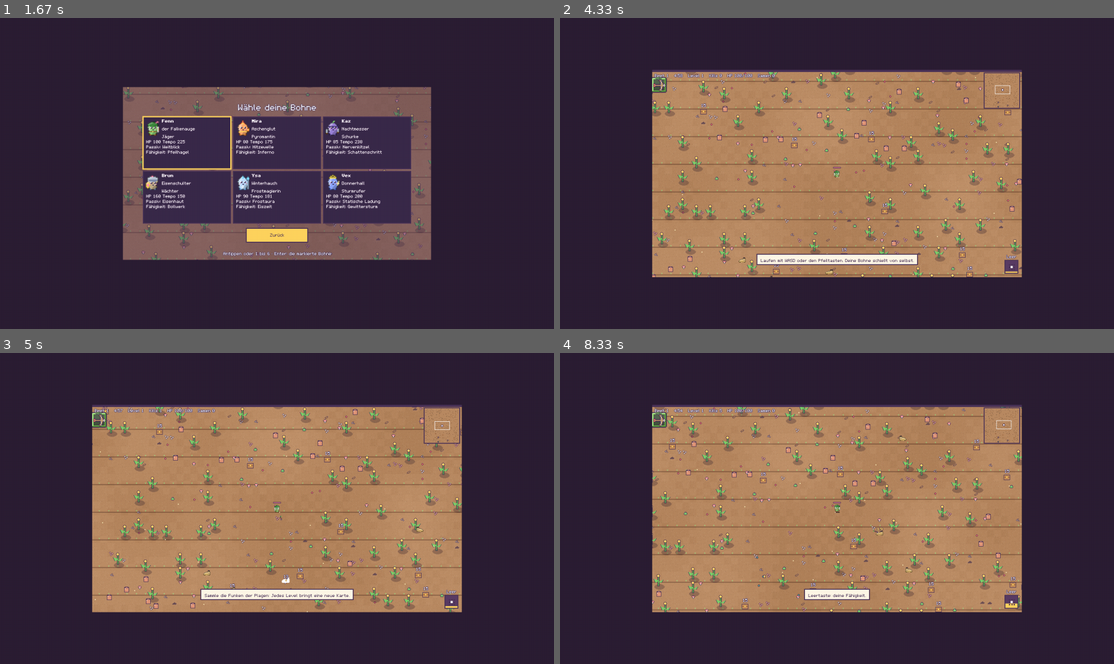
Above: before the commit, frames 1-4 (two rows, left to right).
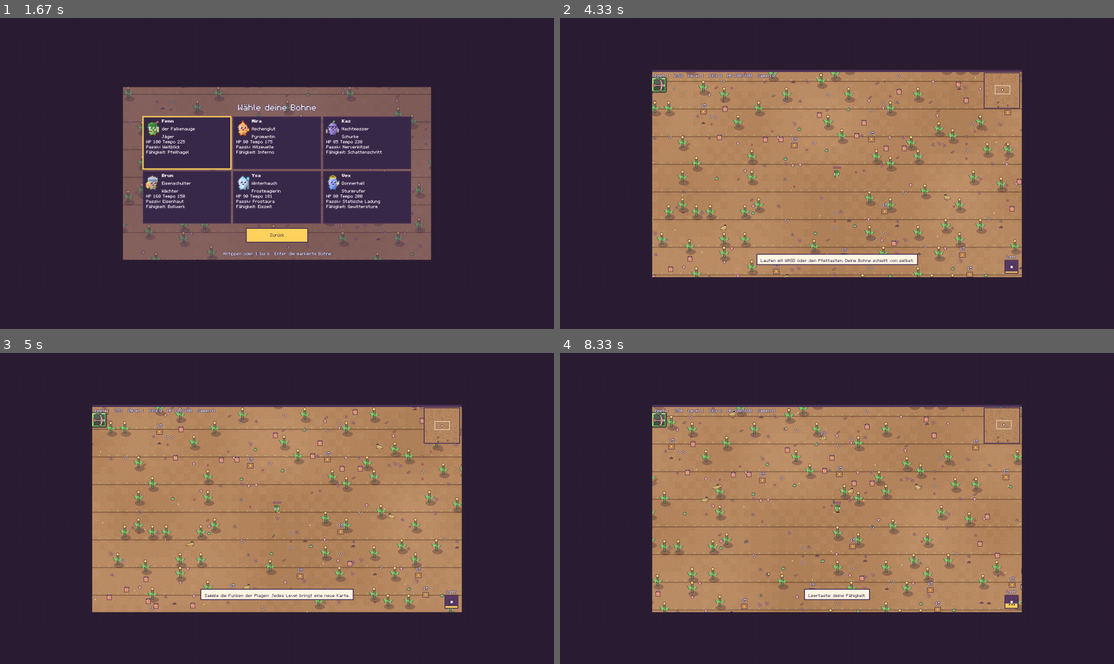
Above: after the commit, the same moments.

Repository: hannes-vnz/last_bean_standing
Game: pygame game, started from src/lastbean/__main__.py
The game is run twice, just before and just after one commit, with the same random seed, the same clock (stepped at 60 frames per second) and the same inputs.
Inputs:
- Up to frame 1 (1.67 s): type "ann" at 0.33 s; tap Enter at 0.67, 1.43 s; hold - 0.88-1.35 s; hold D 0.88-1.35 s; tap 1 at 0.95, 1.25 s
- Up to frame 2 (4.33 s): tap Enter at 1.77 s; tap Space at 2.1 s; hold Right 2.43-2.9 s; hold D 2.43-2.9 s; hold Up 2.93-3.23 s; hold W 2.93-3.23 s; tap 1 at 3.08 s; hold Right 3.27-3.73 s; hold D 3.27-3.73 s; tap - at 3.42, 3.92 s; hold Left 3.77-4.3 s; hold A 3.77-4.3 s
- Up to frame 3 (5 s): hold Down 4.33-4.63 s; hold S 4.33-4.63 s; tap 1 at 4.48 s; hold Left from 4.67 s (still down); hold A from 4.67 s (still down); tap - at 4.82 s
- Up to frame 4 (8.33 s): release Left at 5.07 s; release A at 5.07 s; hold Up 5.1-5.47 s; hold W 5.1-5.47 s; tap - at 5.25, 6.32, 6.72, 7.72, 8.05 s; hold Right 5.5-6.13 s; hold D 5.5-6.13 s; tap 1 at 5.65, 7.22 s; hold Down 6.17-6.53 s; hold S 6.17-6.53 s; hold Left 6.57-7.03 s; hold A 6.57-7.03 s; hold Right 7.07-7.53 s; hold D 7.07-7.53 s; hold Up 7.57-7.87 s; hold W 7.57-7.87 s; hold Right from 7.9 s (still down); hold D from 7.9 s (still down)

Frame 1 is identical in both runs. In frame 2, less than 0.1% of the frame differs, in the area x 20-71%, y 17-84%; in frame 3, 0.1%; in frame 4, 3.4%, in the area x 16-84%, y 17-84%.

Commit message:
Beds last 3:00 instead of 5:00, boss at 2:06, curves 5/3 faster
Waves every 18 s, enemy HP/damage/speed per minute and mob unlock times
scaled by 5/3, head starts of beds 2 and 3 by 3/5. A run without the
flood now takes about 9 minutes. Bot (ranger, first card): median death
2:08 of 3:00 (before 2:54 of 5:00).

Co-Authored-By: Claude Opus 5.5 <noreply@anthropic.com>
Claude-Session: https://claude.ai/code/session_01XQrSRafbp6pJjyk35Vz54b

Diff:
--- a/data/balance.json
+++ b/data/balance.json
@@ -1,6 +1,6 @@
 {
  "tick_hz": 60,
- "wave_interval_s": 30,
+ "wave_interval_s": 18,
  "max_wave": 40,
  "swarm_time_s": 300,
  "max_alive_enemies": 350,
@@ -10,15 +10,15 @@
   "quadratic": 0.22
  },
  "hp_mult": {
-  "linear": 0.1,
-  "quadratic": 0.012
+  "linear": 0.17,
+  "quadratic": 0.033
  },
  "damage_mult": {
-  "linear": 0.05,
-  "quadratic": 0.004
+  "linear": 0.085,
+  "quadratic": 0.011
  },
  "speed_mult": {
-  "linear": 0.01,
+  "linear": 0.017,
   "cap": 1.2
  },
  "xp_to_next": {
--- a/data/bosses.json
+++ b/data/bosses.json
@@ -3,7 +3,7 @@
   "id": "snail_queen",
   "name": "Schleimrun, die Schneckenkönigin",
   "spawn_wave": 7,
-  "spawn_time_s": 210,
+  "spawn_time_s": 126,
   "hp": 2400,
   "speed": 50,
   "damage": 14,
@@ -31,7 +31,7 @@
   "id": "beetle_king",
   "name": "Knollgrimm, der Käferkönig",
   "spawn_wave": 7,
-  "spawn_time_s": 210,
+  "spawn_time_s": 126,
   "hp": 6000,
   "speed": 60,
   "damage": 18,
@@ -59,7 +59,7 @@
   "id": "reaper",
   "name": "Der Schnitter",
   "spawn_wave": 7,
-  "spawn_time_s": 210,
+  "spawn_time_s": 126,
   "hp": 14000,
   "speed": 60,
   "damage": 24,
--- a/data/mobs.json
+++ b/data/mobs.json
@@ -27,7 +27,7 @@
   "damage": 3,
   "cost": 0.4,
   "xp": 0.4,
-  "min_time_s": 20,
+  "min_time_s": 12,
   "biome_weights": {
    "seedbed": 0.8,
    "veggiebed": 0.6,
@@ -47,7 +47,7 @@
   "damage": 10,
   "cost": 4,
   "xp": 4,
-  "min_time_s": 60,
+  "min_time_s": 36,
   "biome_weights": {
    "seedbed": 0.6,
    "veggiebed": 0.4,
@@ -66,7 +66,7 @@
   "damage": 4,
   "cost": 3,
   "xp": 3,
-  "min_time_s": 90,
+  "min_time_s": 54,
   "biome_weights": {
    "seedbed": 0.5,
    "veggiebed": 0.3,
@@ -106,7 +106,7 @@
   "damage": 12,
   "cost": 3,
   "xp": 3,
-  "min_time_s": 30,
+  "min_time_s": 18,
   "biome_weights": {
    "veggiebed": 1,
    "compost": 0.5
@@ -128,7 +128,7 @@
   "damage": 7,
   "cost": 2,
   "xp": 2,
-  "min_time_s": 60,
+  "min_time_s": 36,
   "biome_weights": {
    "veggiebed": 0.8,
    "compost": 0.6
@@ -168,7 +168,7 @@
   "damage": 14,
   "cost": 7,
   "xp": 7,
-  "min_time_s": 60,
+  "min_time_s": 36,
   "biome_weights": {
    "compost": 0.6,
    "veggiebed": 0.2
@@ -186,7 +186,7 @@
   "damage": 7,
   "cost": 3,
   "xp": 3,
-  "min_time_s": 30,
+  "min_time_s": 18,
   "biome_weights": {
    "compost": 0.8
   },
--- a/data/stages.json
+++ b/data/stages.json
@@ -5,7 +5,7 @@
    "index": 1,
    "name": "Saatbeet",
    "biome": "seedbed",
-   "duration_s": 300,
+   "duration_s": 180,
    "boss": "snail_queen",
    "hp_mult": 1.0,
    "damage_mult": 1.0,
@@ -18,12 +18,12 @@
    "index": 2,
    "name": "Gemüsebeet",
    "biome": "veggiebed",
-   "duration_s": 300,
+   "duration_s": 180,
    "boss": "beetle_king",
    "hp_mult": 2.6,
    "damage_mult": 1.7,
    "budget_mult": 1.35,
-   "head_start_s": 150,
+   "head_start_s": 90,
    "tagline": "Das Gemüse ist vergiftet. Halte durch!"
   },
   {
@@ -31,12 +31,12 @@
    "index": 3,
    "name": "Komposthaufen",
    "biome": "compost",
-   "duration_s": 300,
+   "duration_s": 180,
    "boss": "reaper",
    "hp_mult": 6.0,
    "damage_mult": 2.6,
    "budget_mult": 1.7,
-   "head_start_s": 180,
+   "head_start_s": 108,
    "tagline": "Der Schnitter wartet im Kompost."
   }
  ],
--- a/src/lastbean/app.py
+++ b/src/lastbean/app.py
@@ -777,7 +777,7 @@
         "Sammle die Funken der Plagen: Jedes Level bringt eine neue Karte.",
         ability,
         "Schreine: Bleib im Kreis stehen. Mehr Belohnung, aber die Plagen werden stärker.",
-        "Bei 3:30 kommt der Boss. Besiegt öffnet er das Gartentor ins nächste Beet.",
+        "Bei 2:06 kommt der Boss. Besiegt öffnet er das Gartentor ins nächste Beet.",
     ]
 
 
--- a/src/lastbean/sim/world.py
+++ b/src/lastbean/sim/world.py
@@ -6,7 +6,7 @@
 - M4: all phase-1 mob behaviours (enemies.py), enemy projectiles and hazards, elites with
   affixes and chests every few waves, biome boss with phases and a boss chest.
 - Paket C2: extra weapons from level-up cards (weapons.py), up to `weapon_slots` incl. the start weapon.
-- Paket F: a run is three garden beds (stages). Each bed has its own map, a boss at 3:30 and, when its
+- Paket F: a run is three garden beds (stages). Each bed has its own map, a boss at 2:06 (stages.json) and, when its
   time runs out, the endless "Plagenflut". The boss opens a gate to the next bed; the last boss wins the run.
 
 Determinism: only + - * / and sqrt (correctly rounded in IEEE 754), no trigonometry,
--- a/tests/test_big_map.py
+++ b/tests/test_big_map.py
@@ -18,7 +18,7 @@
 def test_boss_spawns_near_the_player(make_config):
     for seed in range(1, 6):
         w = World(seed, make_config(enemy_target=0, character={"attack_rate": 0.001, "hp": 10**6}))
-        w.tick = w.stage_tick = 210 * TICK_HZ
+        w.tick = w.stage_tick = int(w.boss_stats[w.stage_cfg.boss].spawn_time_s * TICK_HZ)
         w.step()
         boss = next(e for e in w.enemies if e.boss)
         assert boss.boss == "snail_queen"
@@ -55,7 +55,7 @@
     from lastbean.ui import screens
 
     w = World(3, make_config(enemy_target=0, character={"attack_rate": 0.001, "hp": 10**6}))
-    w.tick = w.stage_tick = 210 * TICK_HZ
+    w.tick = w.stage_tick = int(w.boss_stats[w.stage_cfg.boss].spawn_time_s * TICK_HZ)
     w.step()
     renderer.touch = True
     renderer.draw(w.snapshot())  # boss far away: arrow at the edge, dot on the minimap
--- a/tests/test_enemies.py
+++ b/tests/test_enemies.py
@@ -143,7 +143,7 @@
     e = elites[0]
     base = next(m for m in w.config.mobs if m.id == e.kind)
     sc = w.config.scaling
-    assert e.max_hp == pytest.approx(base.hp * sc.hp_mult(2.5) * 4, rel=1e-6)
+    assert e.max_hp == pytest.approx(base.hp * sc.hp_mult(1.5) * 4, rel=1e-6)  # wave 5 = 1:30
     assert e.radius == pytest.approx(base.radius * 1.35) and len(e.affixes) == 1
 
 
@@ -206,7 +206,7 @@
     if stage:
         w.stage = stage
         w._setup_stage()
-    w.tick = w.stage_tick = 210 * TICK_HZ
+    w.tick = w.stage_tick = int(w.boss_stats[w.stage_cfg.boss].spawn_time_s * TICK_HZ)
     w.step()
     boss = next(e for e in w.enemies if e.boss)
     return w, boss
--- a/tests/test_waves.py
+++ b/tests/test_waves.py
@@ -32,9 +32,10 @@
 
 def test_scaling_curves(make_config):
     sc = make_config().scaling
-    assert sc.hp_mult(0) == 1.0 and round(sc.hp_mult(5), 1) == 1.8 and round(sc.hp_mult(10), 1) == 3.2
-    assert round(sc.damage_mult(10), 1) == 1.9
-    assert sc.speed_mult(5) == pytest.approx(1.05) and sc.speed_mult(60) == 1.2
+    # Beds last 3:00 (28.10.2026): the curves run 5/3 times faster than with 5:00 beds.
+    assert sc.hp_mult(0) == 1.0 and sc.hp_mult(3) == pytest.approx(1 + 0.17 * 3 + 0.033 * 9)
+    assert sc.damage_mult(3) == pytest.approx(1 + 0.085 * 3 + 0.011 * 9)
+    assert sc.speed_mult(3) == pytest.approx(1.051) and sc.speed_mult(60) == 1.2
     assert sc.xp_needed(1) == pytest.approx(2 + 1.2 + 0.12)  # fast levels (Paket F)
 
 
@@ -57,9 +58,10 @@
 
 
 def test_difficulty_raises_spawns(make_config):
-    ticks = 60 * TICK_HZ
-    normal = spawned_costs(World(1, make_config(character={"attack_rate": 0.001})), ticks)
-    hard = spawned_costs(World(1, make_config(character={"attack_rate": 0.001}, difficulty=1.5)), ticks)
+    ticks = 54 * TICK_HZ  # three waves, before the 350-enemy cap
+    tough = {"attack_rate": 0.001, "hp": 10**9}  # the run must not end under the harder crowd
+    normal = spawned_costs(World(1, make_config(character=tough)), ticks)
+    hard = spawned_costs(World(1, make_config(character=tough, difficulty=1.5)), ticks)
     assert hard > normal * 1.4
 
 
@@ -68,12 +70,12 @@
     w.step()
     first = w.enemies[0]
     w.enemies.clear()
-    w.tick = w.stage_tick = 4 * 60 * TICK_HZ  # jump to minute 4 of the first bed
+    w.tick = w.stage_tick = 2 * 60 * TICK_HZ  # jump to minute 2 of the first bed
     w.step()
     late = w.enemies[0]
     sc = w.config.scaling
-    assert late.max_hp == pytest.approx(first.max_hp * sc.hp_mult(4.0), rel=1e-3)
-    assert late.damage == pytest.approx(first.damage * sc.damage_mult(4.0), rel=1e-3)
+    assert late.max_hp == pytest.approx(first.max_hp * sc.hp_mult(2.0), rel=1e-3)
+    assert late.damage == pytest.approx(first.damage * sc.damage_mult(2.0), rel=1e-3)
     w.enemies.clear()
     w.stage, w.stage_tick = 1, 0  # second bed: its own multipliers on top
     w.step()
@@ -103,7 +105,7 @@
 
 
 def test_full_run_through_three_beds(make_config):
-    """Acceptance Paket F: bed 1 with its boss at 3:30, the gate, bed 2, bed 3; the bot has infinite HP.
+    """Acceptance Paket F: bed 1 with its boss at 2:06, the gate, bed 2, bed 3; the bot has infinite HP.
     Real survival is measured in tools/balance.py."""
     w = World(7, make_config(character={"hp": 10**9}))
     events = []
@@ -115,10 +117,10 @@
     bosses = [e.boss for e in events if isinstance(e, BossSpawned)]
     assert bosses == ["snail_queen"]
     first = next(e for e in events if isinstance(e, BossSpawned))
-    assert first.tick // TICK_HZ == 210
+    assert first.tick // TICK_HZ == 126
     waves = [e.wave for e in events if isinstance(e, WaveStarted)]
     assert waves[:5] == [1, 2, 3, 4, 5]
-    assert [e.tick // TICK_HZ for e in events if isinstance(e, EliteSpawned)][0] == 150
+    assert [e.tick // TICK_HZ for e in events if isinstance(e, EliteSpawned)][0] == 90
     kinds = {e.kind for e in events if isinstance(e, EnemySpawned)}
     assert {"slug", "aphid", "snail", "potato_beetle"} <= kinds
     assert any(isinstance(e, BossKilled) for e in events)
--- a/tools/build_content.py
+++ b/tools/build_content.py
@@ -13,11 +13,11 @@
 
 # ---------------------------------------------------------------------------- Balance
 BALANCE = {
-    "tick_hz": 60, "wave_interval_s": 30, "max_wave": 40, "swarm_time_s": 300, "max_alive_enemies": 350,
+    "tick_hz": 60, "wave_interval_s": 18, "max_wave": 40, "swarm_time_s": 300, "max_alive_enemies": 350,
     "budget": {"base": 40, "linear": 7.0, "quadratic": 0.22},           # je Welle w: base + linear*w + quadratic*w^2 (mehr Gegner früh, seit 28.10.2026)
-    "hp_mult": {"linear": 0.10, "quadratic": 0.012},                     # 1 + a*m + b*m^2, m = Minuten
-    "damage_mult": {"linear": 0.05, "quadratic": 0.004},
-    "speed_mult": {"linear": 0.01, "cap": 1.2},
+    "hp_mult": {"linear": 0.17, "quadratic": 0.033},                     # 1 + a*m + b*m^2, m = Minuten (28.10.2026: Beete 3:00, Tempo x5/3)
+    "damage_mult": {"linear": 0.085, "quadratic": 0.011},
+    "speed_mult": {"linear": 0.017, "cap": 1.2},
     "xp_to_next": {"base": 2, "linear": 1.2, "quadratic": 0.12},        # Level L -> L+1 (Paket F: noch schnellere Level)
     "elite_every_n_waves": 5, "boss_waves": {},                         # Bosse kommen seit Paket F je Beet (stages.json)
     "spawn_distance_px": [520, 700], "arena_tiles": [120, 120], "tile_px": 32,
@@ -199,15 +199,15 @@
 # Paket F (28.10.2026): Gartenplagen und verpestetes Gemüse, je Beet eigene Gewichte. min_time_s zählt ab Beginn des Beets.
 MOBS = [
  mob("slug", "Nacktschnecke", "chaser", 12, 80, 5, 1, 1, 0, dict(seedbed=1, veggiebed=0.5, compost=0.3), "Kriecht stur auf dich zu. Die häufigste Plage.", 1, radius=12),
- mob("aphid", "Blattlaus", "swarm", 4, 160, 3, 0.4, 0.4, 20, dict(seedbed=0.8, veggiebed=0.6, compost=0.4), "Kommt in Schwärmen zu 5, wuselt schnell und unregelmäßig.", 1, radius=8, group_size=5),
- mob("snail", "Gartenschnecke", "chaser_tank", 50, 52, 10, 4, 4, 60, dict(seedbed=0.6, veggiebed=0.4, compost=0.3), "Langsam, aber das Haus hält viel aus.", 1, radius=17),
- mob("mold", "Schimmelpilz", "ranged_lobbed", 16, 60, 4, 3, 3, 90, dict(seedbed=0.5, veggiebed=0.3, compost=0.5), "Hält 260 px Abstand und wirft Sporen, die eine Schimmelpfütze (4 Schaden/s, 3 s) hinterlassen.", 1, radius=12, keep_distance_px=260, shot_interval_s=2.4),
+ mob("aphid", "Blattlaus", "swarm", 4, 160, 3, 0.4, 0.4, 12, dict(seedbed=0.8, veggiebed=0.6, compost=0.4), "Kommt in Schwärmen zu 5, wuselt schnell und unregelmäßig.", 1, radius=8, group_size=5),
+ mob("snail", "Gartenschnecke", "chaser_tank", 50, 52, 10, 4, 4, 36, dict(seedbed=0.6, veggiebed=0.4, compost=0.3), "Langsam, aber das Haus hält viel aus.", 1, radius=17),
+ mob("mold", "Schimmelpilz", "ranged_lobbed", 16, 60, 4, 3, 3, 54, dict(seedbed=0.5, veggiebed=0.3, compost=0.5), "Hält 260 px Abstand und wirft Sporen, die eine Schimmelpfütze (4 Schaden/s, 3 s) hinterlassen.", 1, radius=12, keep_distance_px=260, shot_interval_s=2.4),
  mob("potato_beetle", "Kartoffelkäfer", "chaser", 18, 130, 7, 2, 2, 0, dict(veggiebed=1, compost=0.4), "Flinker Käfer, kommt im Trupp zu 3.", 1, radius=12, group_size=3),
- mob("toxic_carrot", "Giftmöhre", "charger", 30, 70, 12, 3, 3, 30, dict(veggiebed=1, compost=0.5), "Zielt 0,8 s (Warnlinie), stürmt dann 0,6 s mit Tempo 340 los und ist 1 s benommen.", 1, radius=13, telegraph_s=0.8, charge_s=0.6, charge_speed=340, recovery_s=1.0),
- mob("spray_cucumber", "Spritzgurke", "ranged_direct", 14, 70, 7, 2, 2, 60, dict(veggiebed=0.8, compost=0.6), "Hält 300 px Abstand und spritzt gerade Giftstrahlen (Tempo 280).", 1, radius=12, keep_distance_px=300, shot_interval_s=1.8, projectile_speed=280),
+ mob("toxic_carrot", "Giftmöhre", "charger", 30, 70, 12, 3, 3, 18, dict(veggiebed=1, compost=0.5), "Zielt 0,8 s (Warnlinie), stürmt dann 0,6 s mit Tempo 340 los und ist 1 s benommen.", 1, radius=13, telegraph_s=0.8, charge_s=0.6, charge_speed=340, recovery_s=1.0),
+ mob("spray_cucumber", "Spritzgurke", "ranged_direct", 14, 70, 7, 2, 2, 36, dict(veggiebed=0.8, compost=0.6), "Hält 300 px Abstand und spritzt gerade Giftstrahlen (Tempo 280).", 1, radius=12, keep_distance_px=300, shot_interval_s=1.8, projectile_speed=280),
  mob("pest_tomato", "Pestizid-Tomate", "exploder", 10, 140, 18, 2, 2, 0, dict(compost=1, veggiebed=0.2), "Rollt auf dich zu und platzt bei Berührung (Radius 70, 18 Schaden, 0,4 s Warnung).", 1, radius=11, explosion_radius=70),
- mob("vole", "Wühlmaus", "chaser_tank", 90, 58, 14, 7, 7, 60, dict(compost=0.6, veggiebed=0.2), "Zäh und bissig, frisst sich durch alles.", 1, radius=20),
- mob("spray_shroom", "Sprühpilz", "ranged_lobbed", 18, 64, 7, 3, 3, 30, dict(compost=0.8), "Hält 280 px Abstand und sprüht Giftwolken (Radius 50, 3 s).", 1, radius=12, keep_distance_px=280, shot_interval_s=2.2),
+ mob("vole", "Wühlmaus", "chaser_tank", 90, 58, 14, 7, 7, 36, dict(compost=0.6, veggiebed=0.2), "Zäh und bissig, frisst sich durch alles.", 1, radius=20),
+ mob("spray_shroom", "Sprühpilz", "ranged_lobbed", 18, 64, 7, 3, 3, 18, dict(compost=0.8), "Hält 280 px Abstand und sprüht Giftwolken (Radius 50, 3 s).", 1, radius=12, keep_distance_px=280, shot_interval_s=2.2),
 ]
 ELITE_AFFIXES = [
  dict(id="armored", name="Gepanzert", text="-30 % erlittener Schaden."),
@@ -270,13 +270,13 @@
              score_mult_start=1, score_mult_gain_per_45s=1, score_mult_cap=8, hp_damage_scaling="wie normale Gegner (hp_mult, damage_mult), setzt sich unbegrenzt fort",
              text="Seit Paket F ersetzt die Plagenflut am Ende jedes Beets (stages.json, flood) die Schwarmflut; diese Werte sind für spätere Flutgeister vorgemerkt.")
 BOSSES = [
- dict(id="snail_queen", name="Schleimrun, die Schneckenkönigin", spawn_wave=7, spawn_time_s=210, hp=2400, speed=50, damage=14, biome="seedbed", impl_phase=1, summon_mob="snail",
+ dict(id="snail_queen", name="Schleimrun, die Schneckenkönigin", spawn_wave=7, spawn_time_s=126, hp=2400, speed=50, damage=14, biome="seedbed", impl_phase=1, summon_mob="snail",
       phases=[dict(at_hp_pct=100, pattern="Schleimring (8 Tropfen), alle 4 s"), dict(at_hp_pct=60, pattern="Schleimspur: verlangsamt dich 40 % in einem Kreis, ruft 3 Gartenschnecken"), dict(at_hp_pct=30, pattern="Schleimring doppelt so schnell, Sporenregen")],
       reward="boss_chest_epic", first_kill_challenge="boss_snail_queen"),
- dict(id="beetle_king", name="Knollgrimm, der Käferkönig", spawn_wave=7, spawn_time_s=210, hp=6000, speed=60, damage=18, biome="veggiebed", impl_phase=1, summon_mob="potato_beetle",
+ dict(id="beetle_king", name="Knollgrimm, der Käferkönig", spawn_wave=7, spawn_time_s=126, hp=6000, speed=60, damage=18, biome="veggiebed", impl_phase=1, summon_mob="potato_beetle",
       phases=[dict(at_hp_pct=100, pattern="Stachelfächer (5 Geschosse, alle 3 s) und Sturmangriff nach Warnlinie (Tempo 380)"), dict(at_hp_pct=60, pattern="ruft 4 Kartoffelkäfer, Fächer mit 7 Geschossen"), dict(at_hp_pct=30, pattern="stürmt zweimal hintereinander, Fächer doppelt so schnell")],
       reward="boss_chest_epic", first_kill_challenge="boss_beetle_king"),
- dict(id="reaper", name="Der Schnitter", spawn_wave=7, spawn_time_s=210, hp=14000, speed=60, damage=24, biome="compost", impl_phase=1, summon_mob="pest_tomato",
+ dict(id="reaper", name="Der Schnitter", spawn_wave=7, spawn_time_s=126, hp=14000, speed=60, damage=24, biome="compost", impl_phase=1, summon_mob="pest_tomato",
       phases=[dict(at_hp_pct=100, pattern="Sensenring (12 Geschosse), alle 3,5 s"), dict(at_hp_pct=66, pattern="Seelenregen: 6 Einschläge mit Warnkreis (Radius 80), ruft Pestizid-Tomaten"), dict(at_hp_pct=33, pattern="Sensenring alle 2 s, stürmt nach Warnlinie")],
       reward="victory", first_kill_challenge="boss_reaper"),
 ]
@@ -291,15 +291,15 @@
  "veggiebed": dict(ground="#a8d887", detail="#8fc46f", hazard=None, cabbage="#b7e39a", soil="#9a6d4c", sprout="#ffb35c"),
  "compost":   dict(ground="#8c7a6a", detail="#77665a", hazard="#b6e05a", heap="#6f5b49", soil="#5f4c3d", sprout="#c8f06a"),
 }
-# Ablauf eines Laufs: drei Beete à 5:00. Der Boss kommt bei 3:30 des Beets; ist er besiegt, öffnet sich das Gartentor
+# Ablauf eines Laufs: drei Beete à 3:00 (seit 28.10.2026, vorher 5:00). Der Boss kommt bei 2:06 des Beets; ist er besiegt, öffnet sich das Gartentor
 # zum nächsten Beet (der Build bleibt). Läuft die Zeit ab, beginnt die Plagenflut: endlos, immer dichter und härter.
 # Nach dem Schnitter im dritten Beet ist der Lauf gewonnen. Gegnerwerte: Grundwert x Beet-Faktor x Zeitfaktor im Beet.
 STAGES = [
- dict(id="seedbed", index=1, name="Saatbeet", biome="seedbed", duration_s=300, boss="snail_queen", hp_mult=1.0, damage_mult=1.0, budget_mult=1.0, head_start_s=0,
+ dict(id="seedbed", index=1, name="Saatbeet", biome="seedbed", duration_s=180, boss="snail_queen", hp_mult=1.0, damage_mult=1.0, budget_mult=1.0, head_start_s=0,
       tagline="Die Keimlinge brauchen dich!"),
- dict(id="veggiebed", index=2, name="Gemüsebeet", biome="veggiebed", duration_s=300, boss="beetle_king", hp_mult=2.6, damage_mult=1.7, budget_mult=1.35, head_start_s=150,
+ dict(id="veggiebed", index=2, name="Gemüsebeet", biome="veggiebed", duration_s=180, boss="beetle_king", hp_mult=2.6, damage_mult=1.7, budget_mult=1.35, head_start_s=90,
       tagline="Das Gemüse ist vergiftet. Halte durch!"),
- dict(id="compost", index=3, name="Komposthaufen", biome="compost", duration_s=300, boss="reaper", hp_mult=6.0, damage_mult=2.6, budget_mult=1.7, head_start_s=180,
+ dict(id="compost", index=3, name="Komposthaufen", biome="compost", duration_s=180, boss="reaper", hp_mult=6.0, damage_mult=2.6, budget_mult=1.7, head_start_s=108,
       tagline="Der Schnitter wartet im Kompost."),
 ]
 # head_start_s (Paket G): spätere Beete beginnen mit so viel Wellen-Vorsprung (Gegnermenge und -arten), sonst laufen sie zu langsam an.
@@ -605,8 +605,8 @@
     P("# CONTENT: festes Inhaltskonzept\n")
     P("Alle Zahlen sind **Startwerte aus einer Modellrechnung**, nicht aus gespielten Runs. Sie werden später mit einer …(190 unchanged characters)…
     P("## Lauf und Schwierigkeit\n")
-    P("""- **Drei Beete, je 5:00 (Paket F, 28.10.2026).** Saatbeet, Gemüsebeet, Komposthaufen. Jedes Beet ist eine eigene Karte; Level, Upgrades, Waffen und Items bleiben beim Wechsel erhalten. Ein Lauf dauert höchstens etwa 15 Minuten.
-- **Boss bei 3:30 jedes Beets.** Ist er besiegt, öffnet sich das **Gartentor** zum nächsten Beet (volle Heilung). Der Schnitter im dritten Beet beendet den Lauf mit einem Sieg.
+    P("""- **Drei Beete, je 3:00 (Paket F, 28.10.2026; seit Paket I 3:00 statt 5:00, Gegner skalieren x5/3 schneller).** Saatbeet, Gemüsebeet, Komposthaufen. Jedes Beet ist eine eigene Karte; Level, Upgrades, Waffen und Items bleiben beim Wechsel erhalten. Ohne Flut dauert ein Lauf etwa 9 Minuten, mit Flut-Zockerei etwa 10 bis 13.
+- **Boss bei 2:06 jedes Beets.** Ist er besiegt, öffnet sich das **Gartentor** zum nächsten Beet (volle Heilung). Der Schnitter im dritten Beet beendet den Lauf mit einem Sieg.
 - **Plagenflut:** Läuft die Zeit eines Beets ab, wird es endlos: alle 10 s +40 % Gegner, +15 % HP, +8 % Schaden. Wer den Boss besiegt hat, kann jederzeit durchs Tor.
 - Welle alle **30 s** innerhalb des Beets, ohne Pause. Level-ups pausieren das Spiel.
 - **Gegnerwerte:** Grundwert x Beet-Faktor (1 / 2,6 / 6 bei HP) x Zeitfaktor im Beet `(1 + 0,10*m + 0,012*m²)`, m = Minuten im Beet.
@@ -617,7 +617,7 @@
     P(f"### Modellrechnung (Ø {hpc:.1f} HP je Budgetpunkt, alles wird getötet)\n")
     P("| Minute | Welle | Budget | HP x | Schaden x | nötige HP/s | Level (ca.) | XP gesamt |\n|---|---|---|---|---|---|---|---|")
     for r in rows:
-        if r["minute"] in (1, 2.5, 5, 7.5, 10, 12.5, 15, 17.5, 20):
+        if r["wave"] in (2, 4, 6, 8, 10, 14, 20, 30, 40):  # minutes within one bed (3:00 = wave 10)
             P(f"| {r['minute']:g} | {r['wave']} | {r['budget']:.0f} | {r['hp_mult']:.1f} | {r['dmg_mult']:.1f} | {r['spawn_hp_per_s']:.0f} | {r['level']} | {r['cum_xp']:.0f} |")
     P("\nDie Spalte „nötige HP/s“ ist die Leistung, die du brauchst, um alles Erscheinende zu töten. Ein Start-Jäger ma …(190 unchanged characters)…
     P("## Charaktere (10)\n")
Not shown, changed: CLAUDE.md
Not shown, changed: docs/CONTENT.md
Not shown, changed: docs/DESIGN.md
